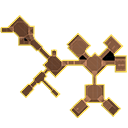
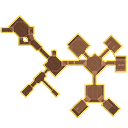
Two versions of the same layered image (128 × 128). Layer-by-layer changes:
painted on "Layer 1" over (x1=24, y1=38, x2=115, y2=61)
